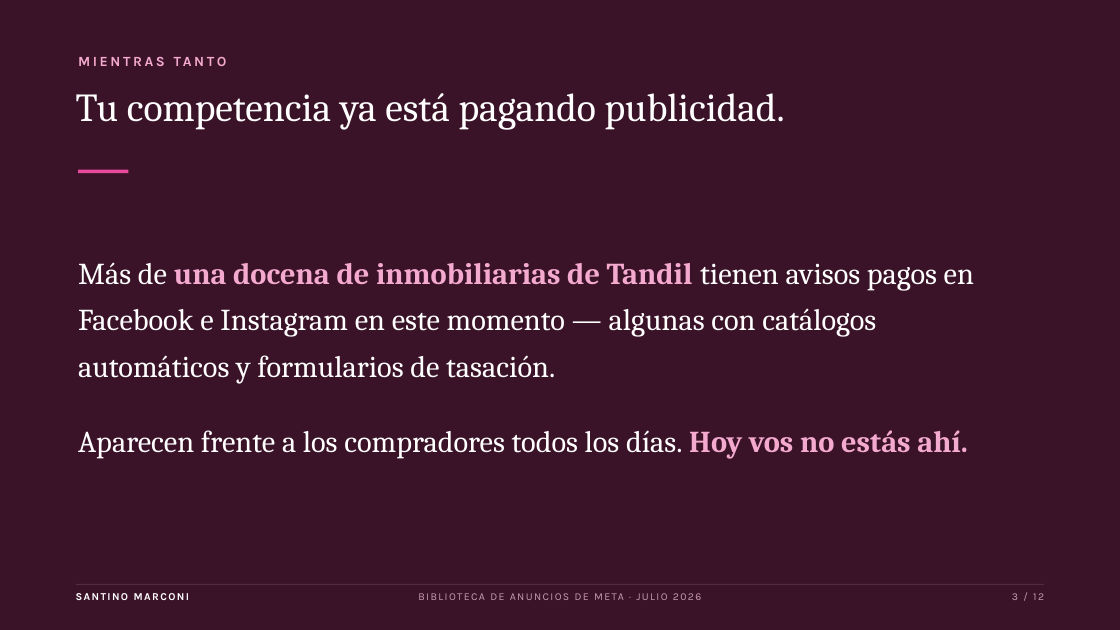
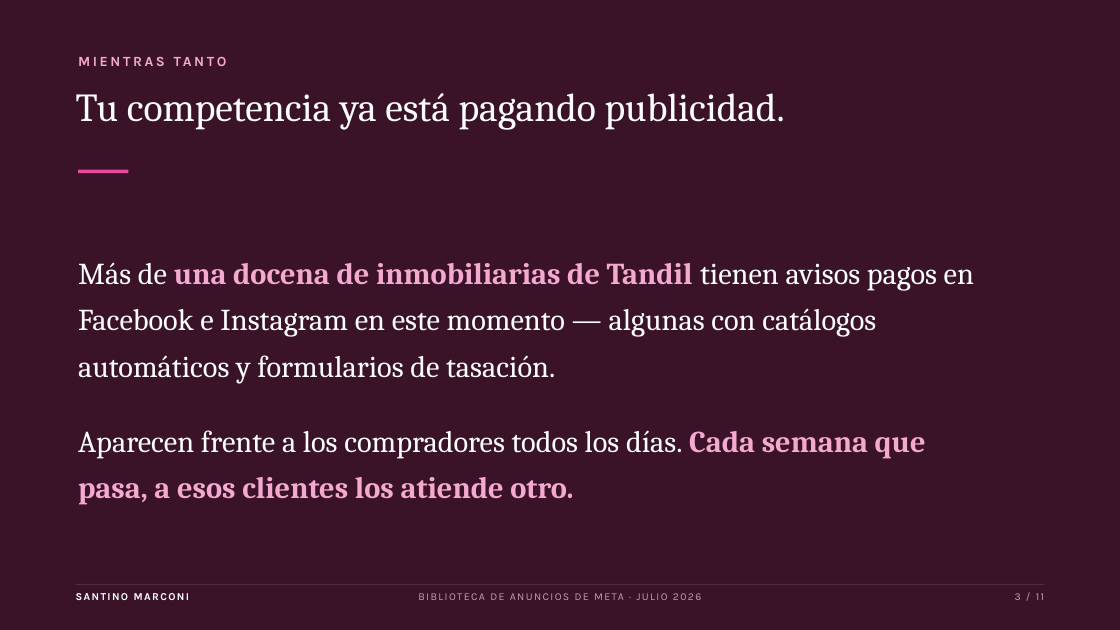
Before and after one commit to mp3santino/propuesta-lucrecia-moreno, a slide deck: slide 3 of propuesta-lucrecia-moreno.pptx. Drawn at 1120x630 pixels with LibreOffice and Linux fonts; fonts in the diff are those of the drawing. Boxes give left, top, right and bottom in pixels: in the first picture for what was removed or moved away, otherwise in the second. Text is boxed around its words. In the diff, an @@ line names an element or a change of style, - is before the commit and + after.

```diff
--- a/propuesta-lucrecia-moreno.pptx
+++ b/propuesta-lucrecia-moreno.pptx
@@ text at (x1=78, y1=430, x2=926, y2=505): text changed; text colour #FFFFFF to #F4A9CE; bold on @@
-Aparecen frente a los compradores todos los días. Hoy vos no estás ahí.
+Aparecen frente a los compradores todos los días. Cada semana que pasa, a esos clientes los atiende otro.
@@ text at (x1=1015, y1=593, x2=1044, y2=600): text changed @@
-3 / 12
+3 / 11
```
Also in this commit, not shown: 8 other slides changed, 2 slides added, 3 slides removed, 2 other files.
